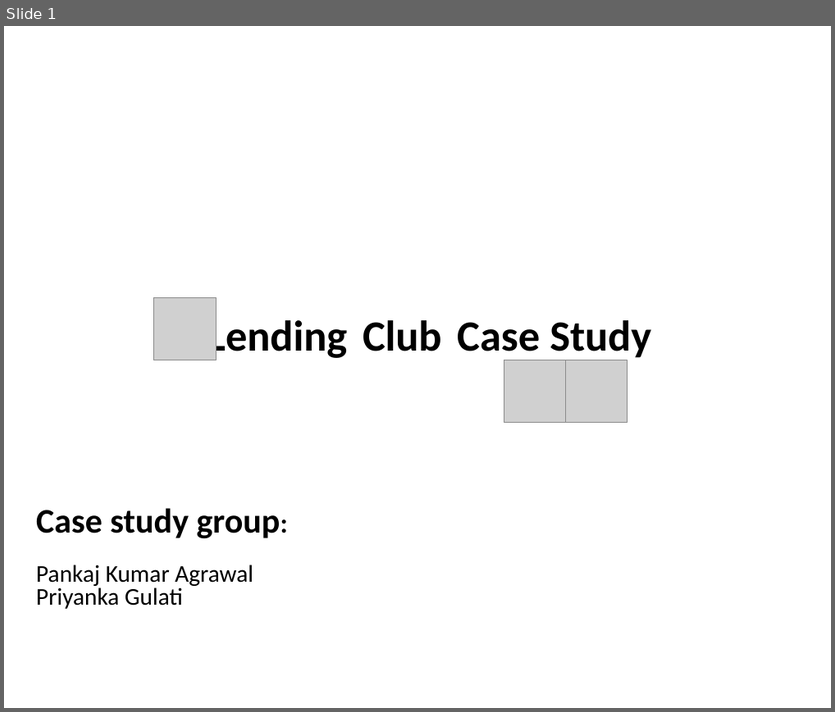
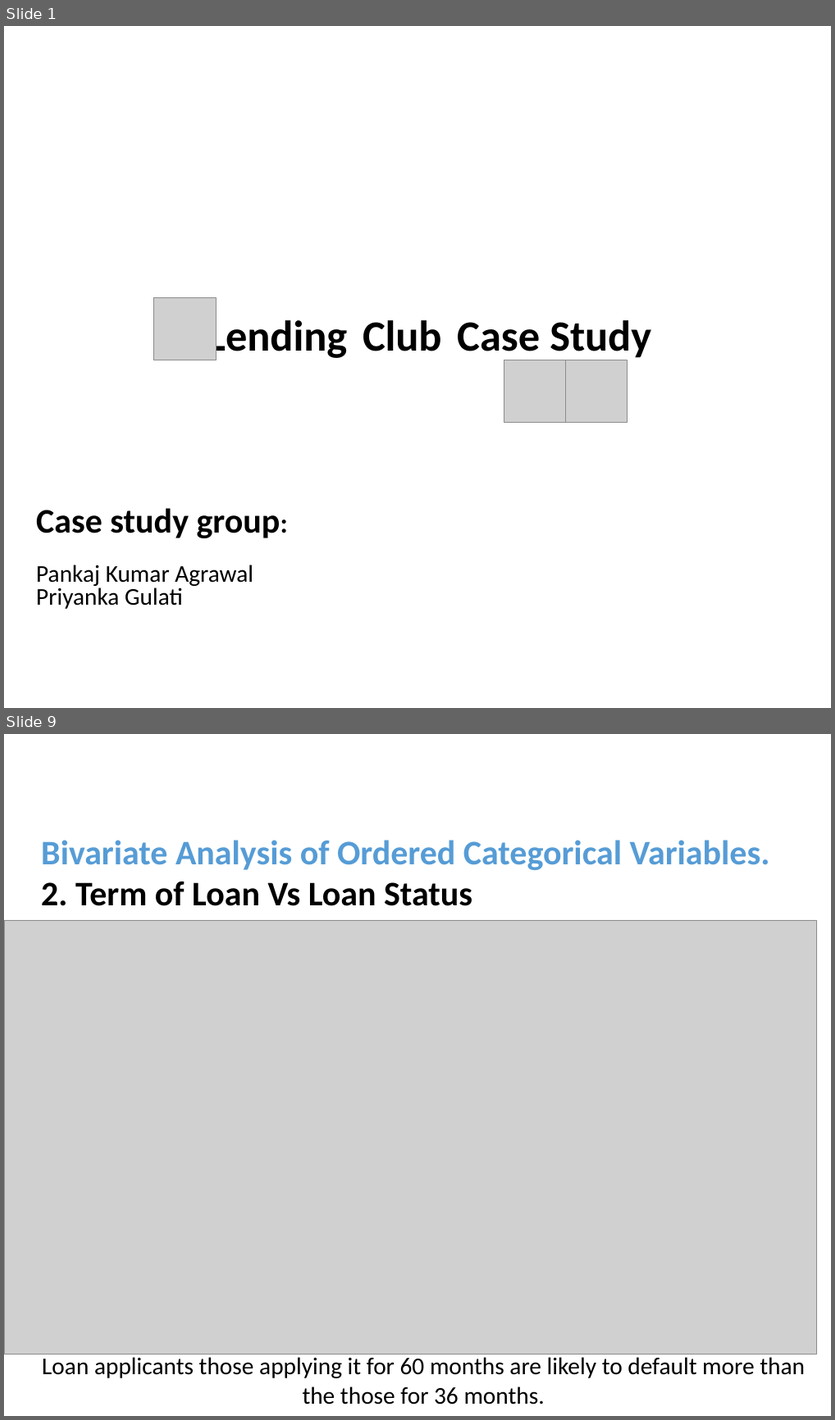
Before and after one commit to pankaj8blr/lendingClub, a slide deck: lending_club_case_study.pptx. Shown one above the other, each under a label of ours: slide 1 before the commit, slides 1 and 9 after it; the slides between them are not shown. The pictures are 835x712 and 835x1420 pixels, drawn with LibreOffice and Linux fonts; fonts in the diff are those of the drawing; grey boxes stand for pictures; background and template pictures are left out. Boxes give left, top, right and bottom in pixels: in the first picture for what was removed or moved away, otherwise in the second. Text is boxed around its words. In the diff, an @@ line names an element or a change of style, - is before the commit and + after.

```diff
--- a/lending_club_case_study.pptx
+++ b/lending_club_case_study.pptx
@@ slide 9 added at box(4, 734, 831, 1416), background #FFFFFF @@
@@ text added at box(41, 840, 770, 906), 40 pt, text #569CD6, bold @@
+Bivariate Analysis of Ordered Categorical Variables.
+2. Term of Loan Vs Loan Status
@@ picture added at box(4, 920, 817, 1354) @@
@@ text added at box(42, 1357, 804, 1405), 28 pt, text #000000 @@
+Loan applicants those applying it for 60 months are likely to default more than the those for 36 months.
```
Also in this commit, not shown: 5 slides changed, 14 other slides added, 1 slide removed, 2 other files.
